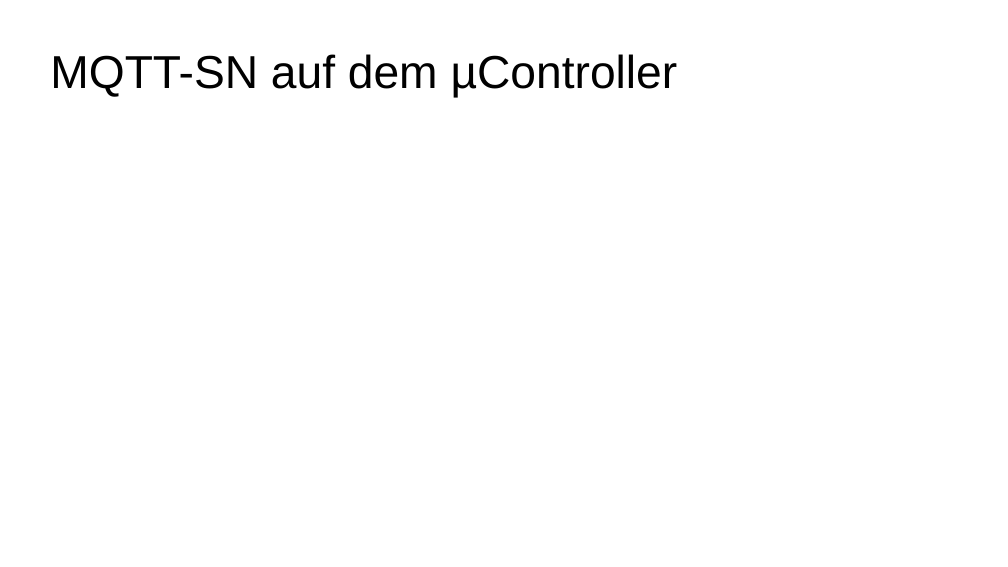
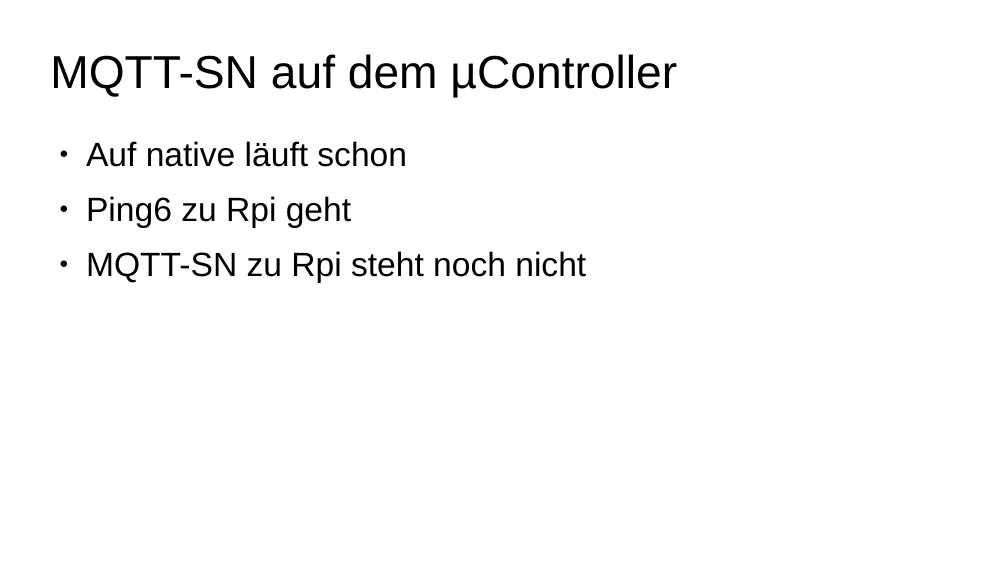
Before and after one commit to smartuni/SmartHumanDetection, a slide deck: slide 6 of Doku/Smart Human Detection Zwischenstand.pptx (slide 4 before the commit). Drawn at 1008x567 pixels with LibreOffice and Linux fonts; fonts in the diff are those of the drawing. Boxes give left, top, right and bottom in pixels: in the first picture for what was removed or moved away, otherwise in the second. Text is boxed around its words. In the diff, an @@ line names an element or a change of style, - is before the commit and + after.

```diff
--- a/Doku/Smart Human Detection Zwischenstand.pptx
+++ b/Doku/Smart Human Detection Zwischenstand.pptx
@@ text added at (x1=86, y1=141, x2=586, y2=283), 32 pt, text #000000 @@
+● Auf native läuft schon
+● Ping6 zu Rpi geht
+● MQTT-SN zu Rpi steht noch nicht
```
Also in this commit, not shown: 3 slides added.
